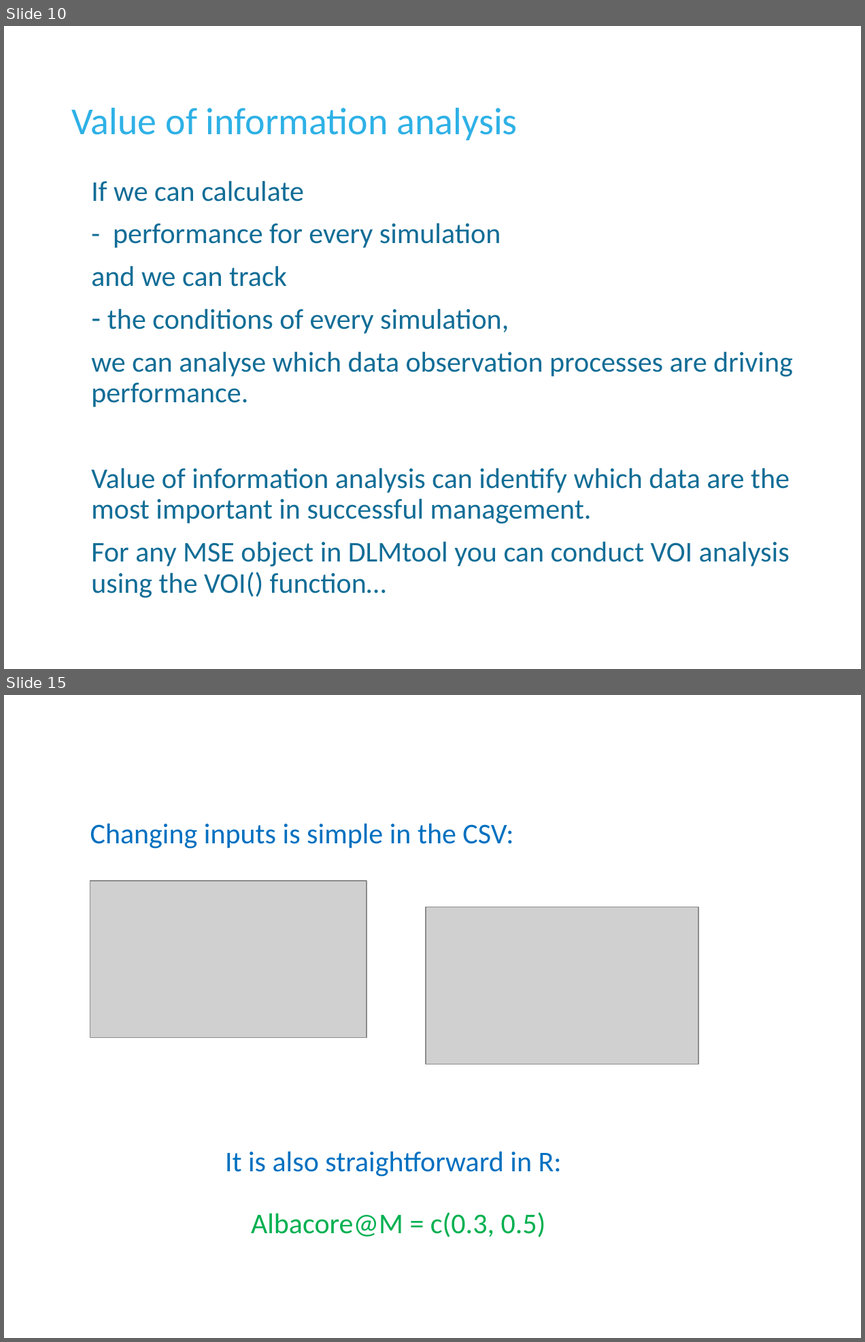
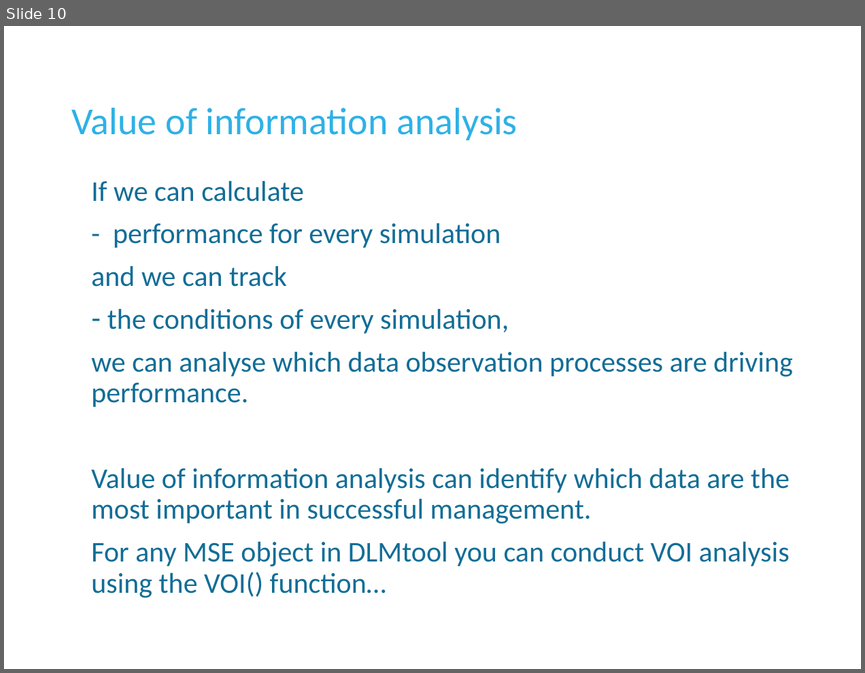
Before and after one commit to DLMtool/DLMDev, a slide deck: Disused code/Misc/Lectures/3 Customizing DLMtool/L3b Specifying MPs and other MSE outputs.pptx. Shown one above the other, each under a label of ours: slides 10 and 15 before the commit, slide 10 after it; the slides between them are not shown. The pictures are 865x1342 and 865x673 pixels, drawn with LibreOffice and Linux fonts; fonts in the diff are those of the drawing; grey boxes stand for pictures; background and template pictures are left out. Boxes give left, top, right and bottom in pixels: in the first picture for what was removed or moved away, otherwise in the second. Text is boxed around its words. In the diff, an @@ line names an element or a change of style, - is before the commit and + after.

```diff
--- a/Disused code/Misc/Lectures/3 Customizing DLMtool/L3b Specifying MPs and other MSE outputs.pptx
+++ b/Disused code/Misc/Lectures/3 Customizing DLMtool/L3b Specifying MPs and other MSE outputs.pptx
@@ slide 15 removed at box(4, 695, 861, 1338), background #FFFFFF @@
@@ title removed at box(90, 823, 513, 849) @@
-Changing inputs is simple in the CSV:
@@ picture removed at box(90, 881, 366, 1038) @@
@@ picture removed at box(426, 906, 698, 1064) @@
@@ text removed at box(225, 1151, 562, 1237) @@
-It is also straightforward in R:
-Albacore@M = c(0.3, 0.5)
```
Also in this commit, not shown: 4 slides added, 5 other slides removed, 6 other files.
